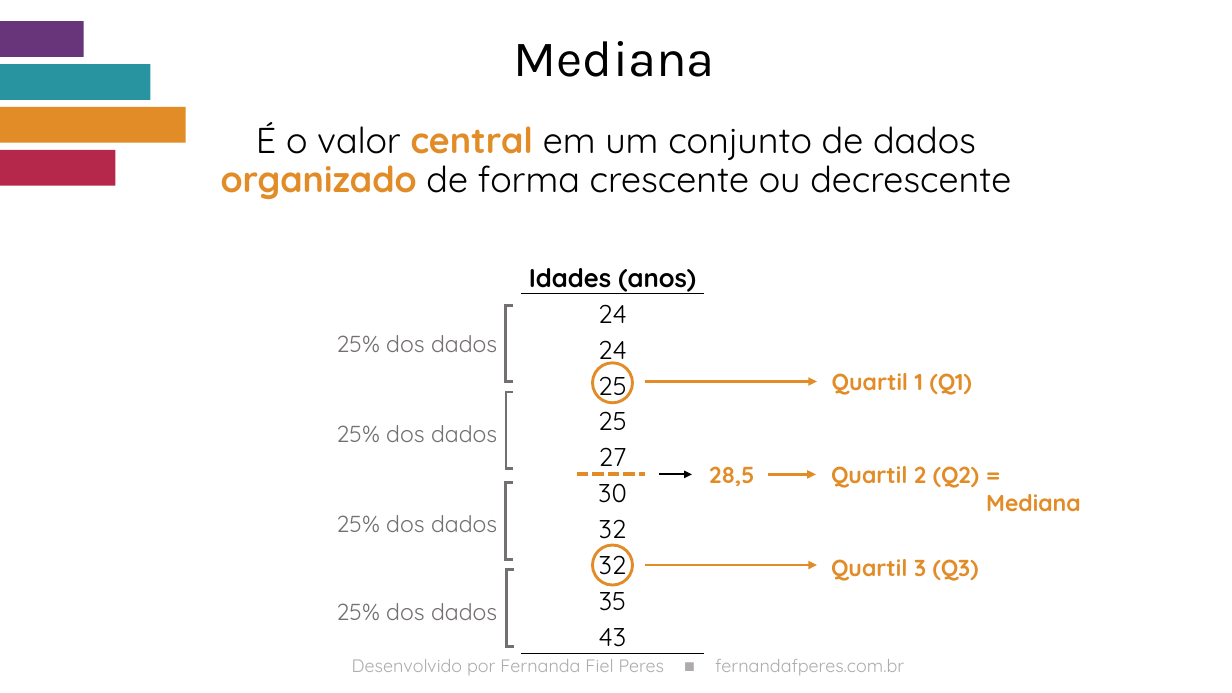
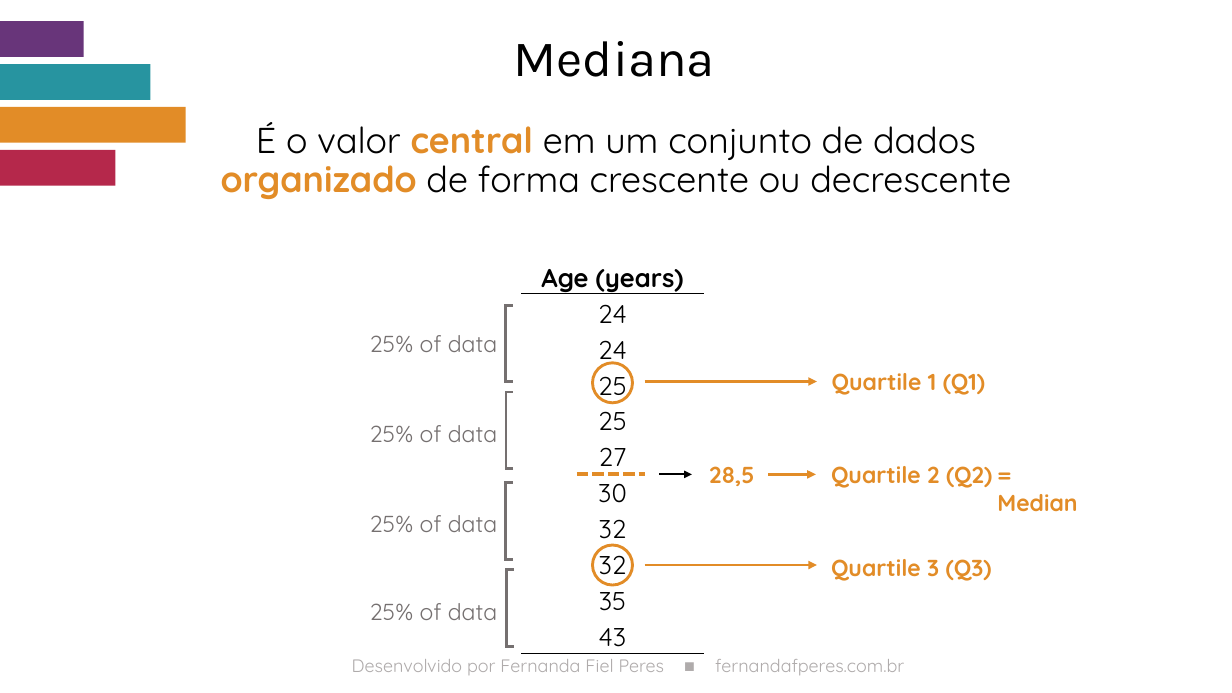
Before and after one commit to fernandaperes/Blog_EN, a slide deck: slide 3 of content/blog/boxplot-interpretation/Tabelas.pptx. Drawn at 1232x693 pixels with LibreOffice and Linux fonts; fonts in the diff are those of the drawing. Boxes give left, top, right and bottom in pixels: in the first picture for what was removed or moved away, otherwise in the second. Text is boxed around its words. In the diff, an @@ line names an element or a change of style, - is before the commit and + after.

```diff
--- a/content/blog/boxplot-interpretation/Tabelas.pptx
+++ b/content/blog/boxplot-interpretation/Tabelas.pptx
@@ table at [521,245,703,653] @@
-row 1, column 1: Idades (anos)
+row 1, column 1: Age (years)
@@ text at [370,335,498,352]: text changed @@
-25% dos dados
+25% of data
@@ text at [832,373,985,395]: text changed @@
-Quartil 1 (Q1)
+Quartile 1 (Q1)
@@ text at [370,425,498,442]: text changed @@
-25% dos dados
+25% of data
@@ text at [831,466,992,488]: text changed @@
-Quartil 2 (Q2)
+Quartile 2 (Q2)
@@ text at [997,494,1077,512]: text changed @@
-= Mediana
+= Median
@@ text at [370,515,498,532]: text changed @@
-25% dos dados
+25% of data
@@ text at [831,559,992,581]: text changed @@
-Quartil 3 (Q3)
+Quartile 3 (Q3)
@@ text at [370,603,498,620]: text changed @@
-25% dos dados
+25% of data
```
Also in this commit, not shown: 3 other slides changed, 3 other files.
